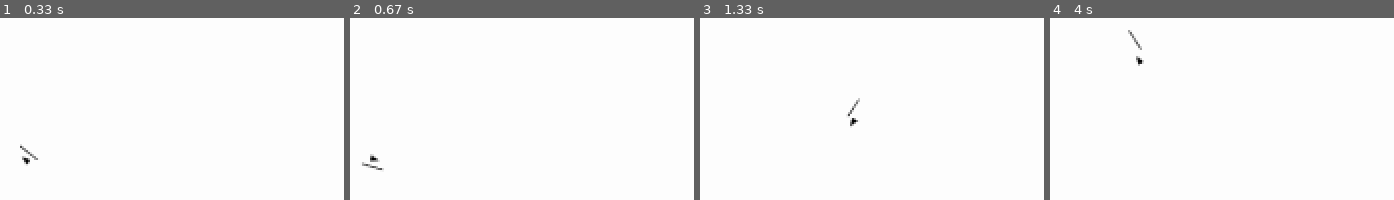
Above: before the commit, frames 1-4 (left to right).
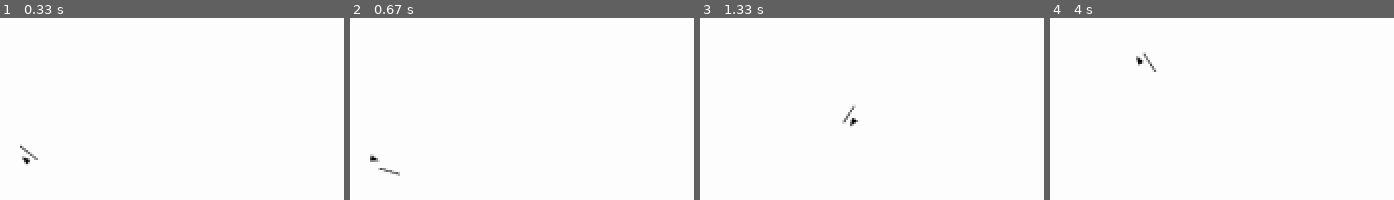
Above: after the commit, the same moments.

Repository: LeBoku/tds
Game: pygame game, started from tds/tds/tds.py
Two runs of this game, one before a commit and one after it. Both use one fixed random seed, a clock stepped at 60 frames per second and the inputs below.
Inputs (mouse positions are in pixels of both pictures, inside the frame that each line leads up to):
- Up to frame 1 (0.33 s): no input
- Up to frame 2 (0.67 s): click (outside the picture) at 0.38 s
- Up to frame 3 (1.33 s): hold D 0.67-1.13 s; click (outside the picture) at 0.75 s; hold W from 1.17 s (still down); click (outside the picture) at 1.25 s
- Up to frame 4 (4 s): release W at 1.47 s; hold D 1.5-1.97 s; click (outside the picture) at 1.58 s; hold A 2-2.53 s; click (outside the picture) at 2.08 s; hold S 2.57-2.87 s; click (outside the picture) at 2.65 s; hold A 2.9-3.3 s; click (outside the picture) at 2.98 s; hold W 3.33-3.7 s; click (outside the picture) at 3.42 s; hold D from 3.73 s (still down); click (outside the picture) at 3.82 s

Frame 1 is identical in both runs. In frame 2, 0.2% of the frame differs, in the area x 3-15%, y 79-87%; in frame 3, 0.1%; in frame 4, 0.2%, in the area x 22-31%, y 6-30%.

Commit message:
improved moveSet definition

Diff:
--- a/tds/tds/map/mapController.py
+++ b/tds/tds/map/mapController.py
@@ -9,6 +9,7 @@
 from mapEntity.weapon.weaponController import WeaponController
 from store.images import weapons
 from store import moveSets
+import store.moveSets.spear
 
 class MapController(Controller):
 	def __init__(self):
@@ -36,7 +37,7 @@
 
 		spear = WeaponController(self)
 		spear.setBaseImage(weapons.spear())
-		self.player.moveSetController.registerMove("attack_forward", moveSets.spear())
+		self.player.moveSetController.registerMove("attack_forward", moveSets.spear.forwardAttack())
 		self.player.weapon = spear
 
 	def display(self):
--- a/tds/tds/mapEntity/character/moveSetController.py
+++ b/tds/tds/mapEntity/character/moveSetController.py
@@ -1,39 +1,26 @@
-from copy import copy
+from pygame.math import Vector2
 
-from pygame.math import Vector2
+from store.moveSets.offset import Offset
 
 class MoveSetController:
 	def __init__(self, **kwargs):
 		self.moves = {}
-		self.activeMoves = {}
 
 	def moveOn(self):
-		movesToStop = []
+		for key, move in self.moves.items():
+			move.moveOn()
 
-		for key, move in self.activeMoves.items():
-			if(move["activeFrameNr"] < move["frameCount"]):
-				move["activeFrameNr"] += 1
-			else:
-				movesToStop.append(key)
+	def getOffsetForEntity(self, entity):
+		offset = Offset()
 
-		for move in movesToStop:
-			self.activeMoves.pop(move)
+		for key, move in self.moves.items():
+			if move.isActive:
+				offset = move.getOffsetForEntity(entity)
 
-	def getMovementFor(self, entity):
-		pos = Vector2(0,0)
-
-		for key, move in self.activeMoves.items():
-			activeFrame = move["frames"][move["activeFrameNr"]-1]
-			if entity in activeFrame:
-				pos = activeFrame[entity]
-
-		return pos
+		return offset
 
 	def startMove(self, name):
-		self.activeMoves[name] = copy(self.moves[name])
-		self.activeMoves[name]["activeFrameNr"] = 0
+		self.moves[name].start()
 
 	def registerMove(self, name, move):
-		move["activeFrameNr"] = None
-		move["frameCount"] = len(move["frames"])
 		self.moves[name] = move
--- a/tds/tds/mapEntity/weapon/weaponController.py
+++ b/tds/tds/mapEntity/weapon/weaponController.py
@@ -15,7 +15,8 @@
 		self.offsetAngle = 0
 
 	def alignToCharacter(self):
-		movement = self.character.moveSetController.getMovementFor("weapon")
+		offset = self.character.moveSetController.getOffsetForEntity("weapon")
+		movement = offset.vector
 		baseOffset = self.offsetVector + movement
 
 		characterAngle = self.character.angle
--- a/tds/tds/store/moveSets.py
+++ /dev/null
@@ -1,61 +0,0 @@
-from collections import namedtuple
-from copy import deepcopy
-
-from pygame.math import Vector2
-
-def spear():
-	move = getMoveBase()
-	move["frames"].extend(animate({
-			"weapon": Vector2(0, 0)
-		}, {
-			"weapon": Vector2(0, 15)
-		}, 3))
-	move["frames"].extend(animate({
-			"weapon": Vector2(0, 15)
-		}, {
-			"weapon": Vector2(0, -30)
-		}, 3))
-
-	move["frames"].extend(animate({
-			"weapon": Vector2(0, -30)
-		}, {
-			"weapon": Vector2(0, 0)
-		}, 3))
-
-	return move
-
-def getMoveBase():
-	move = {"frames": []}
-	return move
-
-def animate(fromState: Vector2, toState: Vector2, frameCount):
-	keys = fromState.keys()
-	frames = [fromState]
-	framesInfo = {}
-
-	for key in keys:
-		fromVector = fromState[key]
-		toVector = toState[key]
-		info = {}
-
-		difference = toVector - fromVector
-
-		info["direction"] = difference.normalize()
-		info["distance"] = fromVector.distance_to(toVector) / frameCount
-
-		framesInfo[key] = info
-
-
-	for frameNumber in range(1, frameCount + 1):
-		frameData = {}
-
-		for key in keys:
-			info = framesInfo[key]
-
-			movement = Vector2(info["direction"].x, info["direction"].y)
-			movement.scale_to_length(frameNumber * info["distance"])
-			frameData[key] = movement + fromVector
-
-		frames.append(frameData)
-
-	return frames
--- /dev/null
+++ b/tds/tds/store/moveSets/entity.py
@@ -0,0 +1,37 @@
+from pygame.math import Vector2
+
+from .offset import Offset
+
+class Entity:
+	def __init__(self, startVector):
+		self.frames = [Offset(Vector2(startVector))]
+		self.defaultOffset = Offset()
+
+	def getOffsetForFrame(self, frameNr):
+		if len(self.frames) > frameNr:
+			return self.frames[frameNr]
+		else:
+			return self.defaultOffset
+
+	def repeatFrame(self, count=1):
+		for i in range(count):
+			self.frames.append(self.frames[-1].copy())
+
+	def animateTo(self, toVector, frameCount=1):
+		toFrame = Offset(Vector2(toVector))
+		fromFrame = self.frames[-1]
+		frames = []
+
+		distanceVector = toFrame.vector - fromFrame.vector
+		distanceVector.scale_to_length(distanceVector.length() / frameCount)
+
+		lastFrame = fromFrame
+
+		for frameNumber in range(frameCount):
+			angle = 0
+			offset = lastFrame.vector + distanceVector
+
+			lastFrame = Offset(offset, angle)
+			frames.append(lastFrame)
+
+		self.frames.extend(frames)
--- /dev/null
+++ b/tds/tds/store/moveSets/move.py
@@ -0,0 +1,24 @@
+class Move:
+	def __init__(self, **entities):
+		self.entities = entities
+		self.activeFrameNr = None
+		self.moveLength = 0
+
+		for key, entity in self.entities.items():
+			lenght = len(entity.frames)
+			self.moveLength = lenght if lenght > self.moveLength else self.moveLength
+
+	@property
+	def isActive(self):
+		return self.activeFrameNr is not None
+
+	def start(self):
+		self.activeFrameNr = -1
+
+	def moveOn(self):
+		if self.isActive:
+			self.activeFrameNr += 1
+
+	def getOffsetForEntity(self, entity):
+		if self.isActive:
+			return self.entities[entity].getOffsetForFrame(self.activeFrameNr)
--- /dev/null
+++ b/tds/tds/store/moveSets/offset.py
@@ -0,0 +1,9 @@
+from pygame.math import Vector2
+
+class Offset:
+	def __init__(self, vector=Vector2(0,0), angle=0):
+		self.vector = vector
+		self.angle = angle
+
+	def copy(self):
+		return Offset(self.vector, self.angle)
--- /dev/null
+++ b/tds/tds/store/moveSets/spear.py
@@ -0,0 +1,13 @@
+from .entity import Entity
+from .move import Move
+
+def forwardAttack():
+	weapon = Entity((0, 0))
+	weapon.animateTo((0, 10), 5)
+	weapon.repeatFrame(5)
+	weapon.animateTo((0, -20), 5)
+	weapon.animateTo((0, 0), 5)
+
+	move = Move(weapon=weapon)
+
+	return move
Empty file added: tds/tds/store/moveSets/__init__.py
Not shown, changed: tds/tds/tds.pyproj
